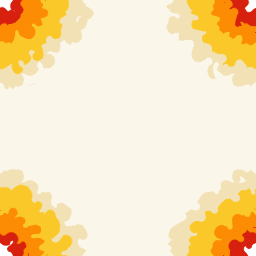
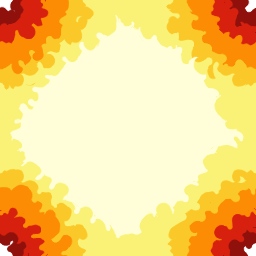
Comparing the layer stacks of the two 256 × 256 images. Changes:
added layer "bomb shadow #11" in group "middle 5" over [10,15,244,239]
painted on "white #2" over [0,0,256,256]
painted on "beige #2" over [0,0,256,256]
painted on "yellow #2" over [0,0,256,256]
painted on "orange #2" over [0,0,256,256]
painted on "red #2" over [0,0,256,256]
